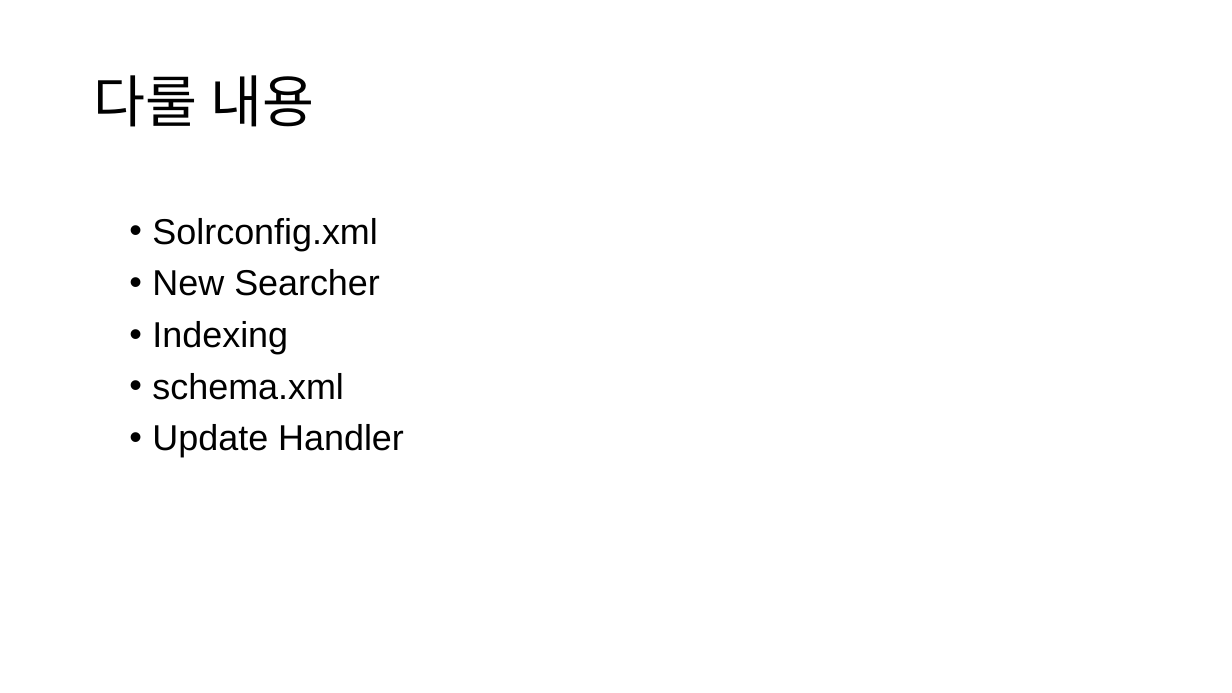
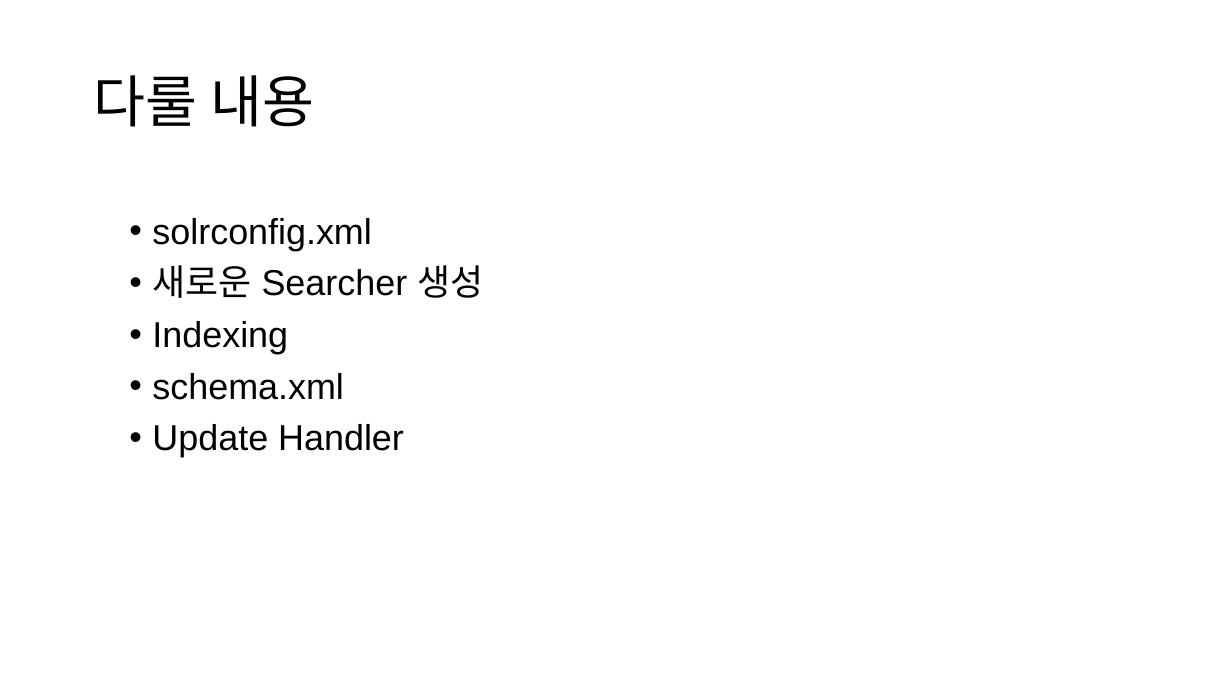
Before and after one commit to YonghoChoi/develop-note, a slide deck: slide 2 of md/Solr-in-Action/pptx/Solr_설정_색인.pptx. Drawn at 1232x693 pixels with LibreOffice and Linux fonts; fonts in the diff are those of the drawing. Boxes give left, top, right and bottom in pixels: in the first picture for what was removed or moved away, otherwise in the second. Text is boxed around its words. In the diff, an @@ line names an element or a change of style, - is before the commit and + after.

```diff
--- a/md/Solr-in-Action/pptx/Solr_설정_색인.pptx
+++ b/md/Solr-in-Action/pptx/Solr_설정_색인.pptx
@@ text at box(152, 218, 483, 298): text changed @@
-• Solrconfig.xml
-• New Searcher
+• solrconfig.xml
+• 새로운 Searcher 생성
```
Also in this commit, not shown: 3 other slides changed, 1 slide added, 2 other files.
